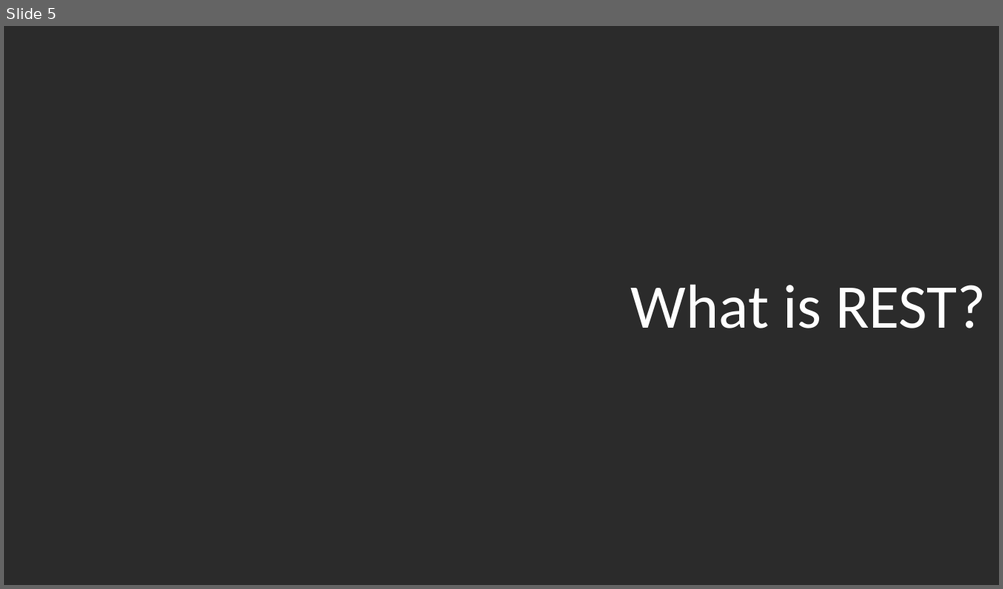
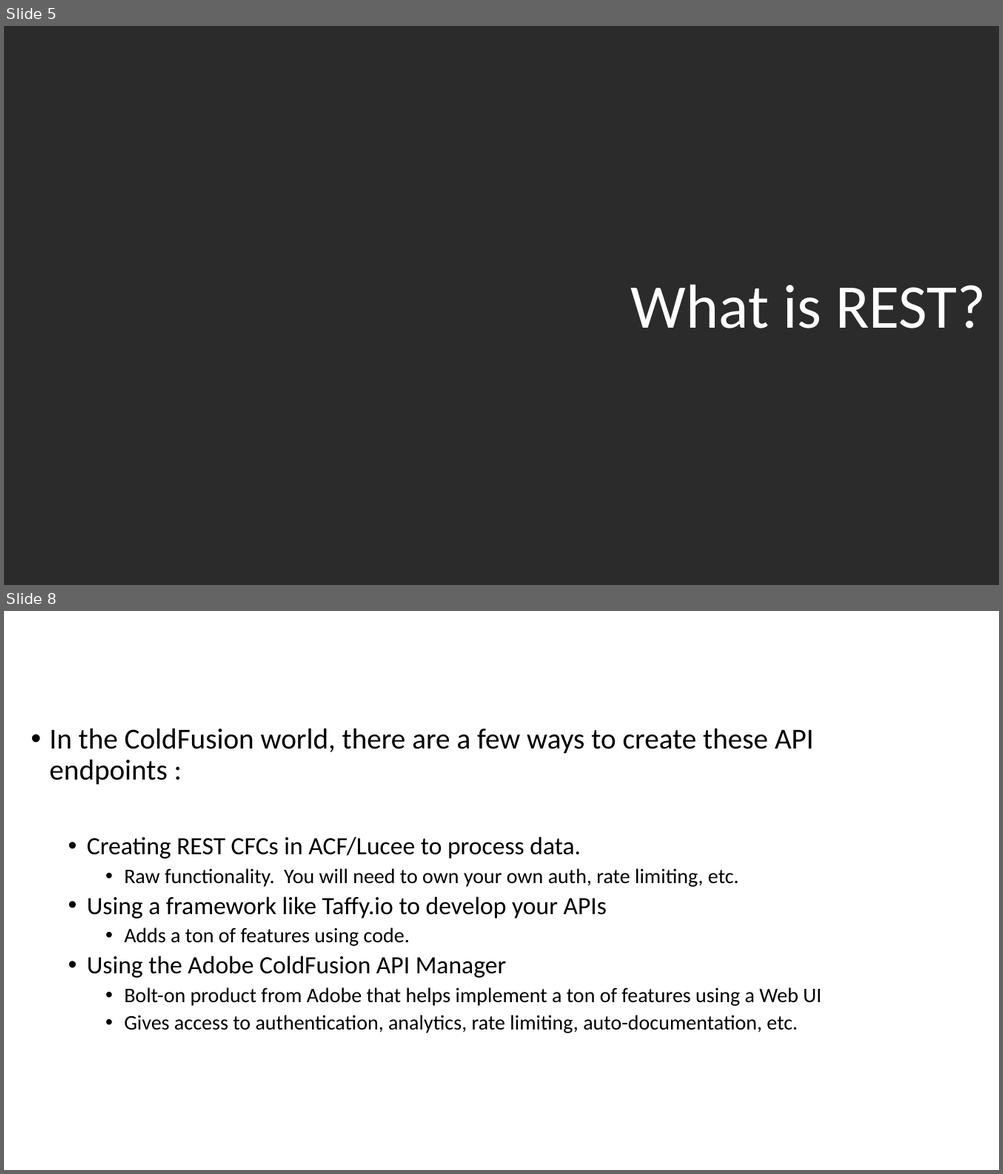
Before and after one commit to quetwo/hawaii-apis, a slide deck: MMCFUG - REST.pptx. Shown one above the other, each under a label of ours: slide 5 before the commit, slides 5 and 8 after it; the slides between them are not shown. The pictures are 1003x589 and 1003x1174 pixels, drawn with LibreOffice and Linux fonts; fonts in the diff are those of the drawing; background and template pictures are left out; a plain dark background stands for a picture behind light text. Boxes give left, top, right and bottom in pixels: in the first picture for what was removed or moved away, otherwise in the second. Text is boxed around its words. In the diff, an @@ line names an element or a change of style, - is before the commit and + after.

Commit message:
Adding finished PPT

```diff
--- a/MMCFUG - REST.pptx
+++ b/MMCFUG - REST.pptx
@@ slide 8 added at (4,611,999,1170), background picture (left out) @@
@@ title added at (4,611,885,690), 44 pt, text #FFFFFF @@
+REST
@@ text added at (49,728,821,1034), 20 pt, text #000000 @@
+• In the ColdFusion world, there are a few ways to create these API endpoints :
+  • Creating REST CFCs in ACF/Lucee to process data.
+    • Raw functionality. You will need to own your own auth, rate limiting, etc.
+  • Using a framework like Taffy.io to develop your APIs
+    • Adds a ton of features using code.
+  • Using the Adobe ColdFusion API Manager
+    • Bolt-on product from Adobe that helps implement a ton of features using a Web UI
+    • Gives access to authentication, analytics, rate limiting, auto-documentation, etc.
```
Also in this commit, not shown: 24 other slides added.
